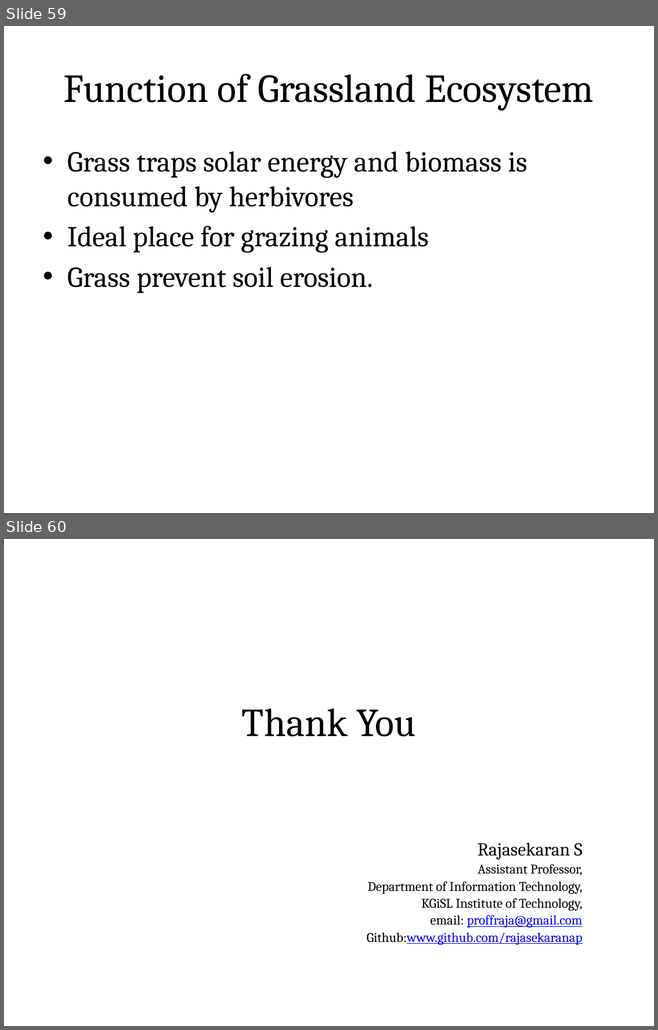
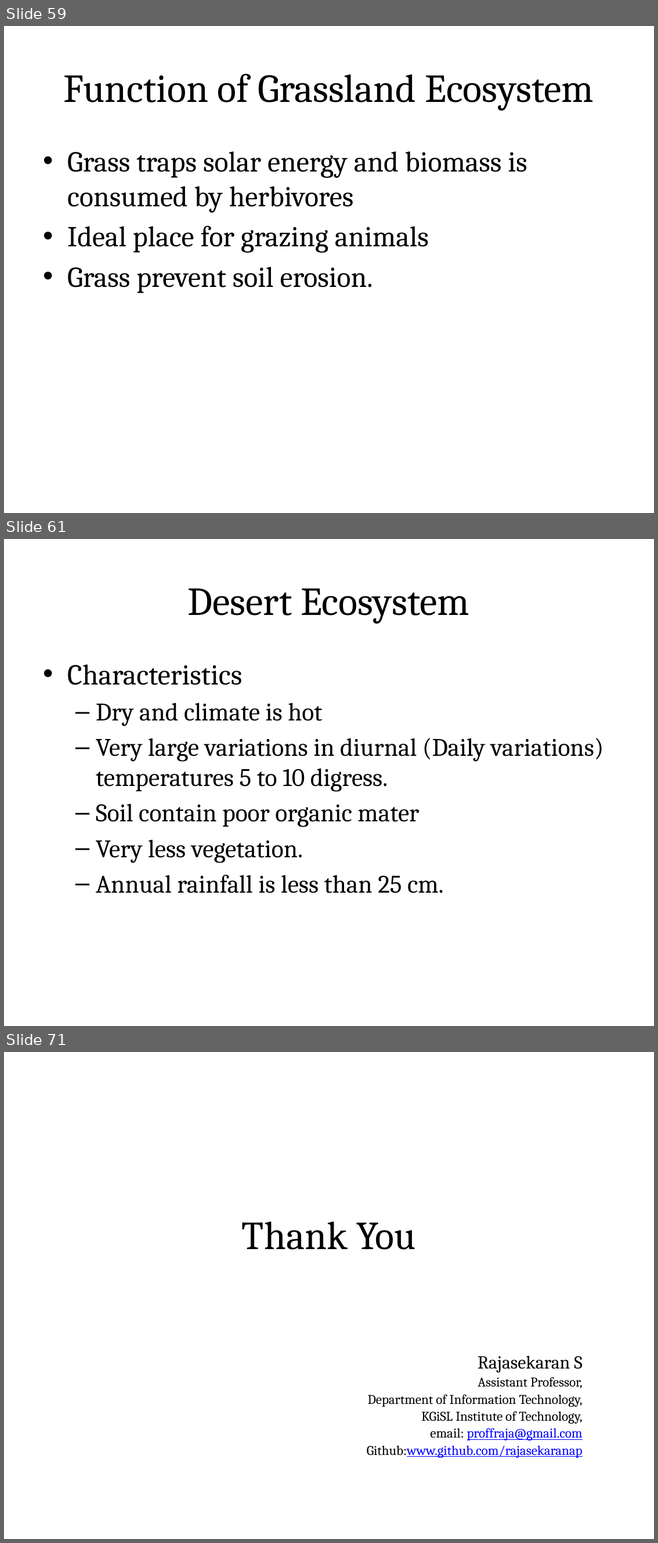
Before and after one commit to rajasekaran36/GE8291-Environmental-Science-and-Engineering, a slide deck: Slides/GE8291-U1.pptx. Shown one above the other, each under a label of ours: slides 59 and 60 before the commit, slides 59, 61 and 71 after it; the slides between them are not shown. The pictures are 658x1030 and 658x1543 pixels, drawn with LibreOffice and Linux fonts; fonts in the diff are those of the drawing. Boxes give left, top, right and bottom in pixels: in the first picture for what was removed or moved away, otherwise in the second. Text is boxed around its words. In the diff, an @@ line names an element or a change of style, - is before the commit and + after.

```diff
--- a/Slides/GE8291-U1.pptx
+++ b/Slides/GE8291-U1.pptx
@@ slide 61 added at [4,539,654,1026], background #FFFFFF @@
@@ title added at [36,559,621,640], fill gradient #DAFDA7 to #E4FCC2 to #F5FFE7, outline #98B955 0.75 pt, 44 pt, text #000000 @@
+Desert Ecosystem
@@ text added at [67,664,604,893], 28 pt, text #000000 @@
+• Characteristics
+  – Dry and climate is hot
+  – Very large variations in diurnal (Daily variations) temperatures 5 to 10 digress.
+  – Soil contain poor organic mater
+  – Very less vegetation.
+  – Annual rainfall is less than 25 cm.
@@ what was slide 60 is now slide 71 @@
```
Also in this commit, not shown: 10 other slides added.
